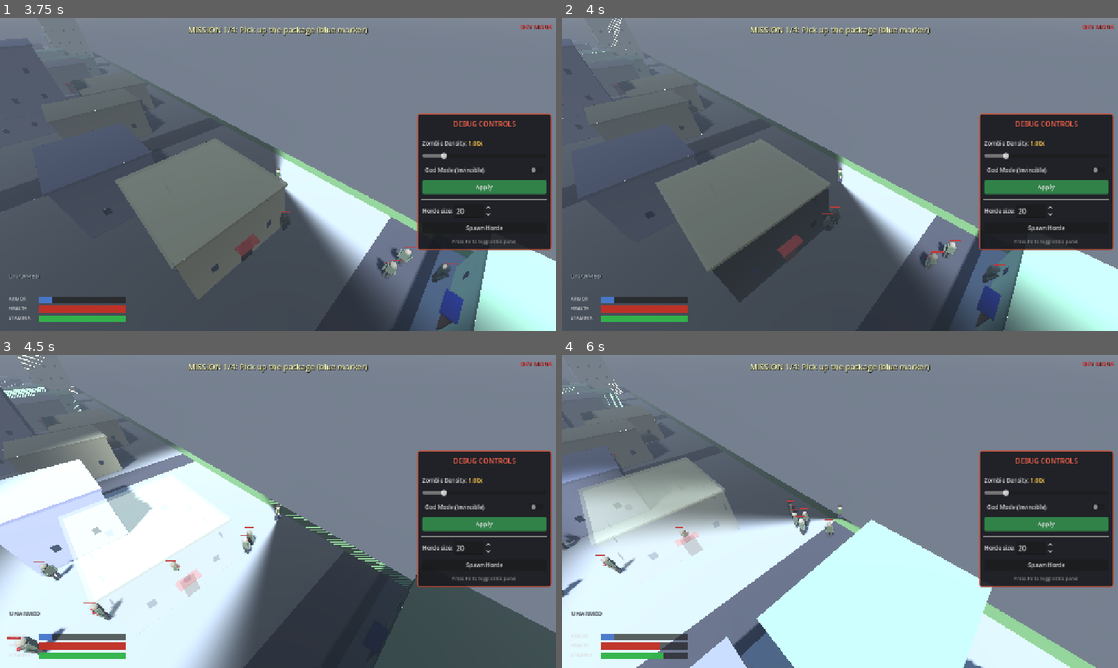
Above: before the commit, frames 1-4 (two rows, left to right).
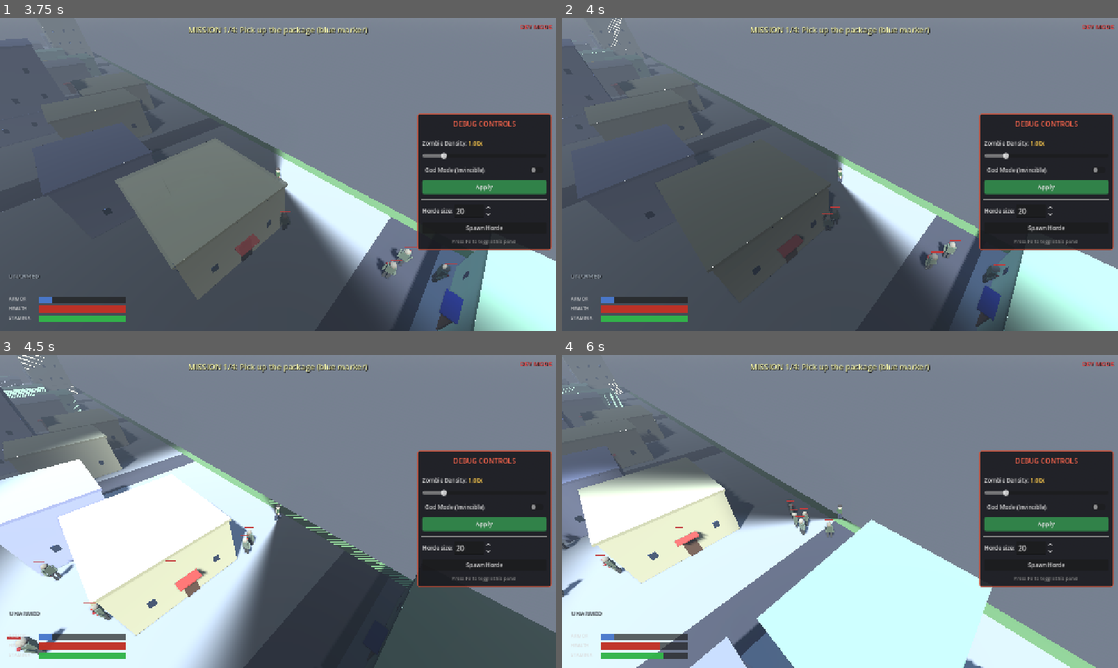
Above: after the commit, the same moments.

Repository: shaoqian2001/vibe-zombie
Game: Godot game, scene res://scenes/TitleMenu.tscn
Same seed, same stepped clock (60 frames per second), same inputs: the game is played once before the commit and once after it.
Inputs (mouse positions are in pixels of both pictures, inside the frame that each line leads up to):
- Up to frame 1 (3.75 s): click "Single Player" at 0.5 s; click "God Mode (Invincible)" at 1.25 s; click "Apply" at 2 s; click "Spawn Horde" at 2.75 s; tap F (interact) at 3.5 s; move the mouse to (400, 158) at 3.52 s; hold D (move_right) from 3.53 s (still down); hold F (interact) from 3.53 s (still down)
- Up to frame 2 (4 s): keep holding D (move_right); keep holding F (interact)
- Up to frame 3 (4.5 s): move the mouse to (166, 527) at 4.27 s; release D (move_right) at 4.28 s; release F (interact) at 4.28 s; hold S (move_backward) from 4.28 s (still down); click (166, 527) at 4.35 s
- Up to frame 4 (6 s): tap F (interact) at 5, 5.75 s; move the mouse to (895, 442) at 5.02 s; release S (move_backward) at 5.03 s; hold D (move_right) 5.03-5.78 s; hold Shift (sprint) 5.03-5.78 s; move the mouse to (812, 574) at 5.77 s; hold W (move_forward) from 5.78 s (still down); tap 1 (weapon_1) at 5.85 s

Frame 1 is identical in both runs. In frame 2, 6.9% of the frame differs, in the area x 16-49%, y 38-81%; in frame 3, 4.7%; in frame 4, 6.8%.

Commit message:
fix: stop building-occlusion blinking around FOV edge
The occlusion code gated both its now-occluded calculation and its
restore path on _building_in_fov, on the premise that FADED buildings
had their alpha owned by the FOV culler and shouldn't be stomped. The
shader-driven culler doesn't write alpha at all anymore, so the gate
became a leak: a building that exited the FOV mid-occlusion was
dropped from _occluded_buildings without a restore and ended up stuck
at OCCLUDE_ALPHA=0.25 — and at the angular boundary the lifecycle
thrashed every couple of frames, flipping the underlying material
between transparent and opaque passes and blinking against the
shader overlay.

Drop the gate so occlusion fully owns its alpha lifecycle. As a
welcome side-effect, walls that the camera angle puts behind the
player's sector now also fade when they block the camera→player ray,
so the player can still see themselves through them.

Diff:
--- a/scripts/main.gd
+++ b/scripts/main.gd
@@ -1106,29 +1106,26 @@
 	var cam_pos := camera.global_position
 	var player_pos := player.global_position
 
-	# Find buildings that occlude the player. Skip any building that the
-	# FOV culler isn't currently rendering at full opacity: hidden-via-
-	# interior-view buildings don't render, and FADED buildings already
-	# have their alpha owned by the culler — stomping it here would make
-	# buildings flicker between the ghosted 0.35 and the occlusion 0.25
-	# as the player rotates.
+	# Find buildings that occlude the camera→player ray. Occlusion no
+	# longer cares about the FOV: with the shader-driven shadow system
+	# the FOV culler doesn't write alpha, so this code fully owns the
+	# transparency lifecycle. Letting buildings behind the player's
+	# sector also fade-out-when-occluding means the player can still
+	# see themselves through walls the camera angle puts in the way.
 	var now_occluded: Array = []
 	for binfo in world.buildings:
 		var node: MeshInstance3D = binfo.node
 		if not node.is_visible_in_tree():
 			continue
-		if not _building_in_fov(binfo):
-			continue
 		if _building_occludes(binfo, cam_pos, player_pos):
 			now_occluded.append(binfo)
 
-	# Restore buildings that are no longer occluding — but only while
-	# they're still IN the FOV. Once a building fades out of view the
-	# culler is the authoritative writer for its alpha, so resetting to
-	# 1.0 here would undo the fade for a frame before the culler caught
-	# up on its next transition.
+	# Restore alpha for any building that has stopped occluding. We
+	# always restore — gating on FOV here used to leak buildings that
+	# rotated out of the sector mid-occlusion, which left them stuck at
+	# 0.25 alpha and blinking as occlusion thrashed at the FOV edge.
 	for binfo in _occluded_buildings:
-		if binfo not in now_occluded and _building_in_fov(binfo):
+		if binfo not in now_occluded:
 			_set_building_alpha(binfo, 1.0)
 
 	# Make newly occluding buildings transparent
@@ -1136,12 +1133,6 @@
 		_set_building_alpha(binfo, OCCLUDE_ALPHA)
 
 	_occluded_buildings = now_occluded
-
-func _building_in_fov(binfo: Dictionary) -> bool:
-	var container: Node3D = binfo.get("container", null)
-	if container == null:
-		return true
-	return FovCuller.current_state(container) == FovCuller.State.IN
 
 func _building_occludes(binfo: Dictionary, cam_pos: Vector3, player_pos: Vector3) -> bool:
 	var bpos: Vector3 = binfo.node.position
